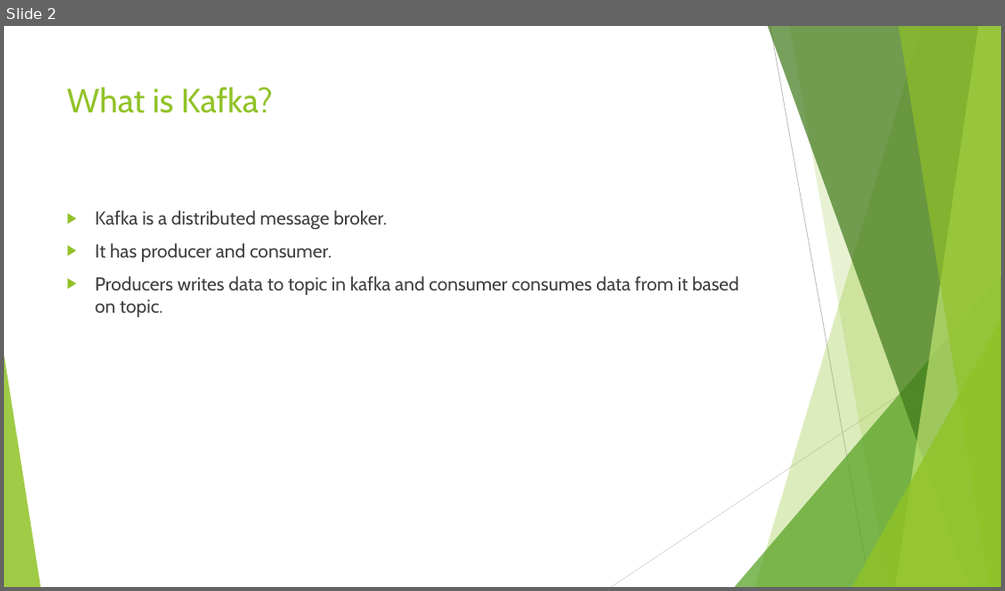
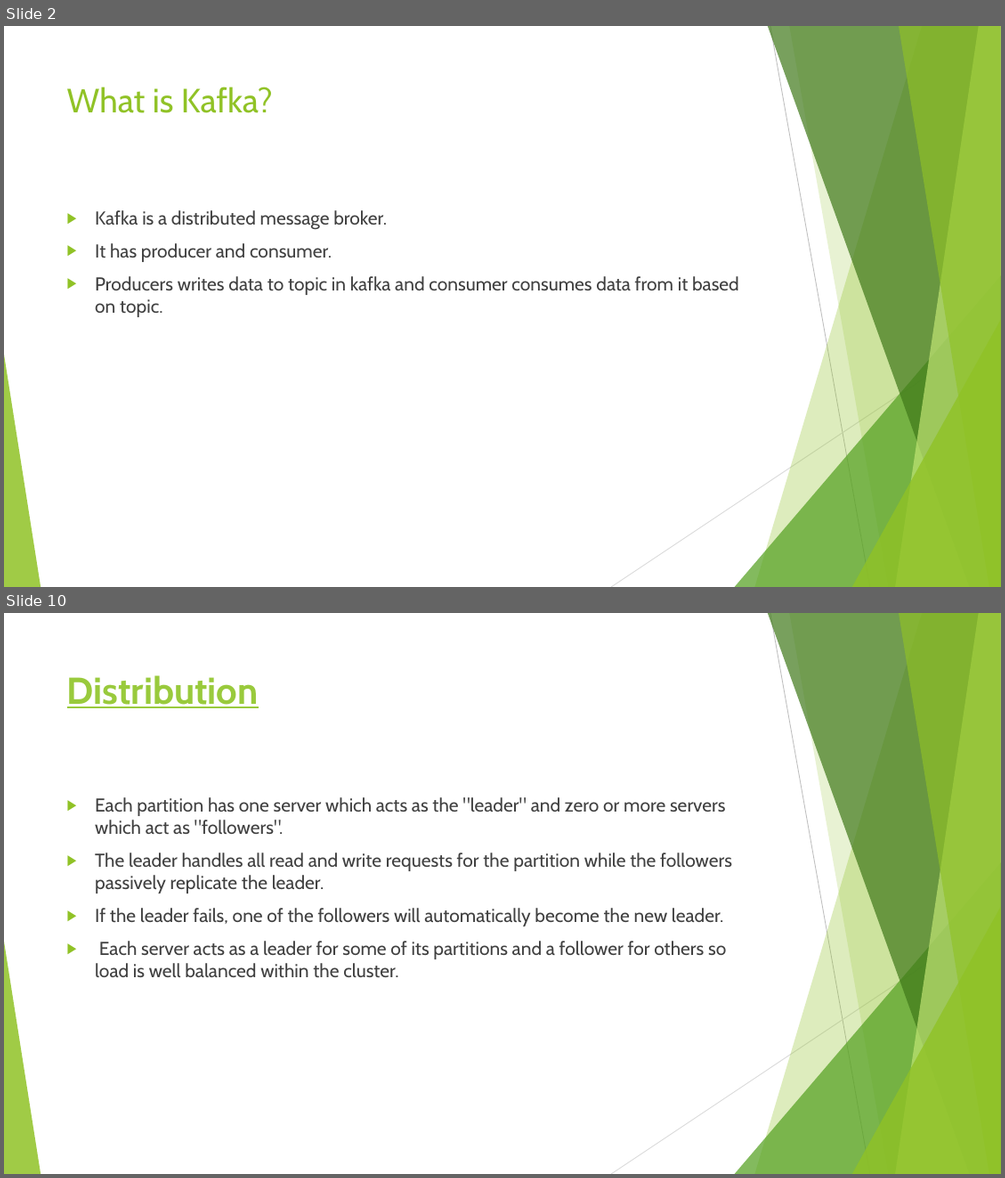
Before and after one commit to ketankk/BDppt, a slide deck: ppt/Kafka.pptx. Shown one above the other, each under a label of ours: slide 2 before the commit, slides 2 and 10 after it; the slides between them are not shown. The pictures are 1005x591 and 1005x1178 pixels, drawn with LibreOffice and Linux fonts; fonts in the diff are those of the drawing. Boxes give left, top, right and bottom in pixels: in the first picture for what was removed or moved away, otherwise in the second. Text is boxed around its words. In the diff, an @@ line names an element or a change of style, - is before the commit and + after.

```diff
--- a/ppt/Kafka.pptx
+++ b/ppt/Kafka.pptx
@@ slide 10 added at [4, 613, 1001, 1174], background #FFFFFF; not listed: 10 template elements that a slide beside it also shows @@
@@ title added at [67, 675, 259, 708], 36 pt, text #99CA3C, bold, underline @@
+Distribution
@@ text added at [95, 797, 732, 977], 18 pt, text #404040 @@
+▶ Each partition has one server which acts as the "leader" and zero or more servers which act as "followers".
+▶ The leader handles all read and write requests for the partition while the followers passively replicate the leader.
+▶ If the leader fails, one of the followers will automatically become the new leader.
+▶ Each server acts as a leader for some of its partitions and a follower for others so load is well balanced within the cluster.
```
Also in this commit, not shown: 15 other slides added, 2 other files.
